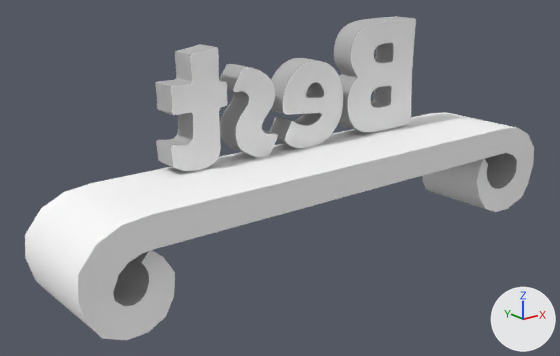
An edit to the glTF model models/lobby/menu_top_best.glb, drawn before and after from the same camera.
Rendered twice from a 50 mm lens placed at (-1.635, -1.849, 0.77), pointed at (-0.153, 0.003, 0.029). Arrows for +X, +Y and +Z are at lower right; the lights stay in place. Where no turn or scale is listed for an object, it has been applied to the vertices. Vertices at the same position are counted once.

The older version as bpy lines, for what is in view:
```python
me_cube_023 = bpy.data.meshes.new('Cube.023')
me_cube_023.from_pydata(...)  # 116 vertices, 228 faces; spans x -0.95..0.95, y -0.2..0.14, z -0.24..0.09
me_cube_023.materials.append(mat_atlassolid)  # picture img_genesis_tx
me_text_013 = bpy.data.meshes.new('Text.013')
me_text_013.from_pydata(...)  # 471 vertices, 938 faces; spans x -0.522..0.504, y -0.042..0.042, z -0.01..0.387
me_text_013.materials.append(mat_atlassolid)  # picture img_genesis_tx
ob_menu_top_003 = bpy.data.objects.new('menu_top.003', me_cube_023)
ob_menu_top_003.location = (0.0, 0.0, 0.0)
ob_text_014 = bpy.data.objects.new('Text.014', me_text_013)
ob_text_014.location = (0.0, 0.089, 0.101)
```
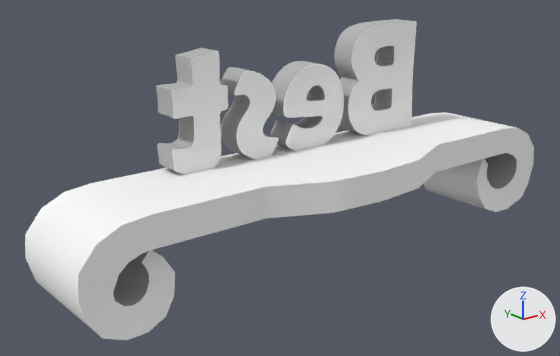
Commit message: menu tweaks

Where the change shows, as pixel boxes [x1, y1, x2, y2] in the pictures (560 x 356 px):
'Text.014', moved: before [155, 16, 416, 171]; after [156, 19, 417, 174]
part 1 of me_cube_023, built on: [94, 113, 503, 249] in both

The change in detail:
Picture 'uiAtlas' (img_uiatlas) is new.
Material 'strong_glow' (mat_strong_glow) is new.
Uses the picture img_uiatlas.
me_cube_023 is used by ob_menu_top_003; location (0.0, 0.0, 0.0).
me_cube_023 had 116 vertices, 228 faces and spanned x -0.95..0.95, y -0.2..0.14, z -0.24..0.09.
me_cube_023 now has 170 vertices, 336 faces and spans x -0.94..0.94, y -0.3..0.14, z -0.24..0.09.
Part 1, on me_cube_023:
2 vertices are removed from x 0.0, y -0.2, z 0.0..0.09.
16 faces are deleted.
36 vertices are added at x -0.55..0.55, y -0.3..0.14, z 0.0..0.09.
11 new vertices lie (0.0, 0.14, 0.0) away from vertices in x -0.4..0.4, y -0.1, z 0.0.
9 new vertices lie (0.0, 0.0, 0.09) away from vertices in x -0.18..0.18, y -0.3..0.14, z 0.0.
104 new faces join them, mat_atlassolid (picture img_genesis_tx).
20 new faces join them, mat_strong_glow.
me_cube_023 now uses material mat_strong_glow.
Object 'Text.014' (ob_text_014) moves from (0.0, 0.089, 0.101) to (0.0, 0.085, 0.091).
